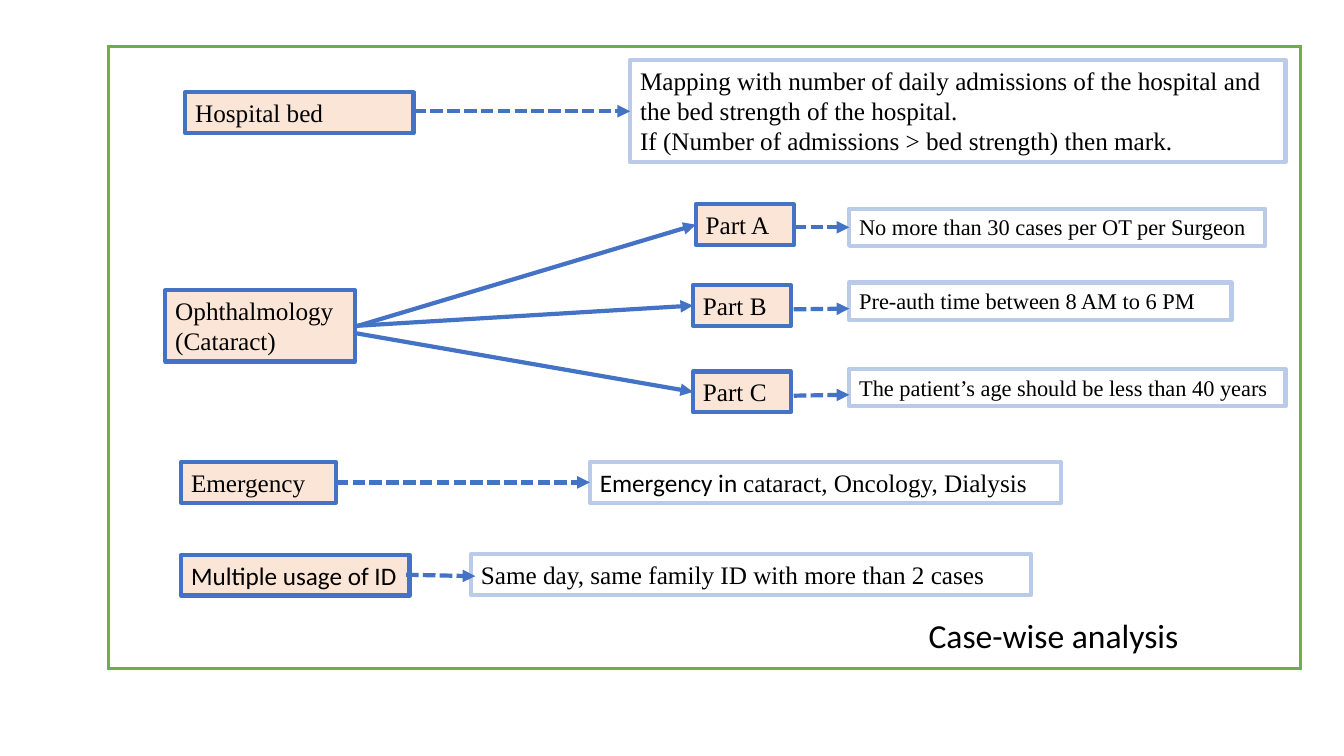
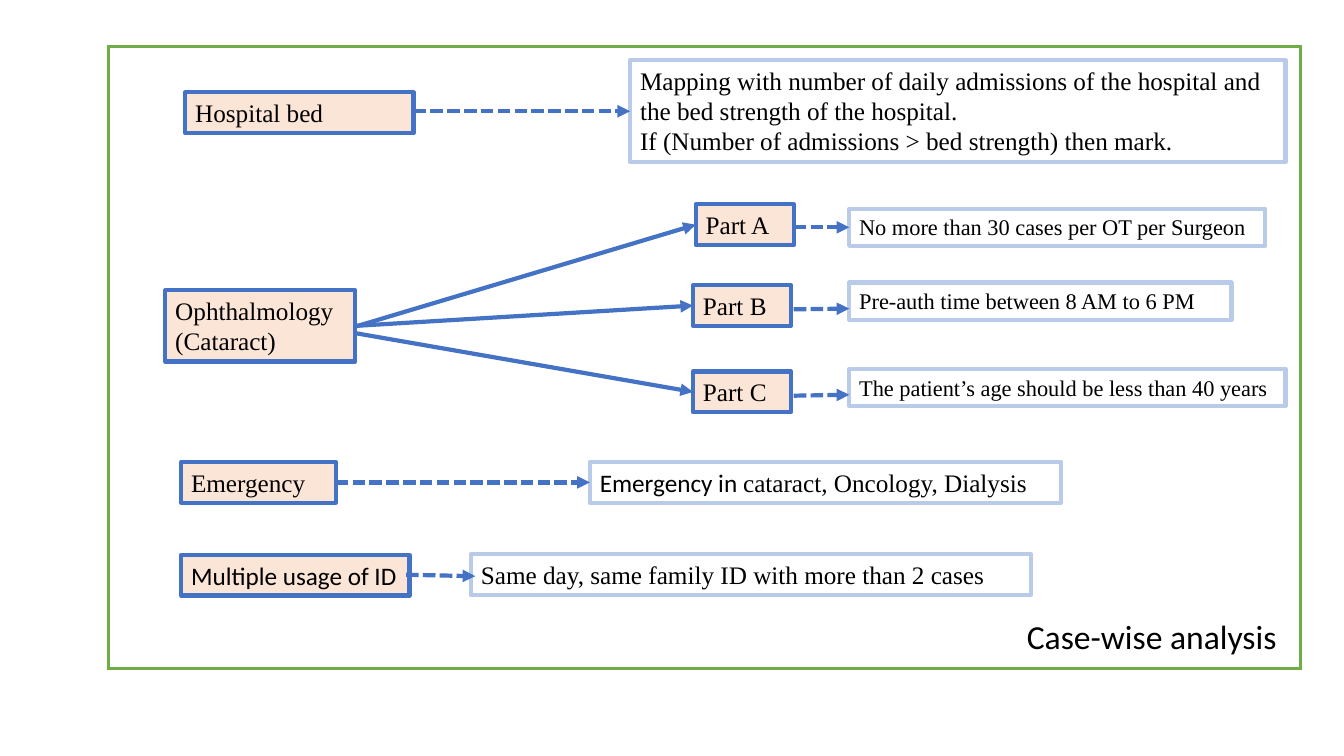
Before and after one commit to Sheepy01/pmjay_fraud_dashboard, a slide deck: slide 5 of Progress Presentation/Fraud_detection_dashboard_presentation_1.pptx (slide 9 before the commit). Drawn at 1344x756 pixels with LibreOffice and Linux fonts; fonts in the diff are those of the drawing. Boxes give left, top, right and bottom in pixels: in the first picture for what was removed or moved away, otherwise in the second. Text is boxed around its words. In the diff, an @@ line names an element or a change of style, - is before the commit and + after.

```diff
--- a/Progress Presentation/Fraud_detection_dashboard_presentation_1.pptx
+++ b/Progress Presentation/Fraud_detection_dashboard_presentation_1.pptx
@@ text "Case-wise analysis": place and size @@
-text "Case-wise analysis" at [929, 624, 1178, 654]
+text "Case-wise analysis" at [1027, 625, 1276, 655]
```
Also in this commit, not shown: 11 other slides changed, 6 slides removed, 17 other files.
